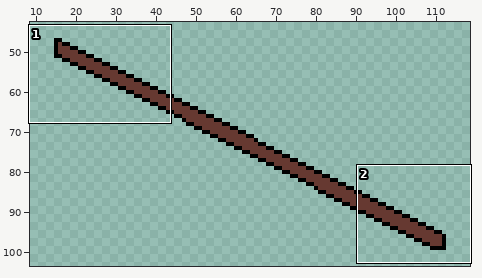
One commit to this pixel-art file: Assets/Sprites/spear.aseprite. Above, an overview of the earlier version with the close-up marked.
Close-up. Before:
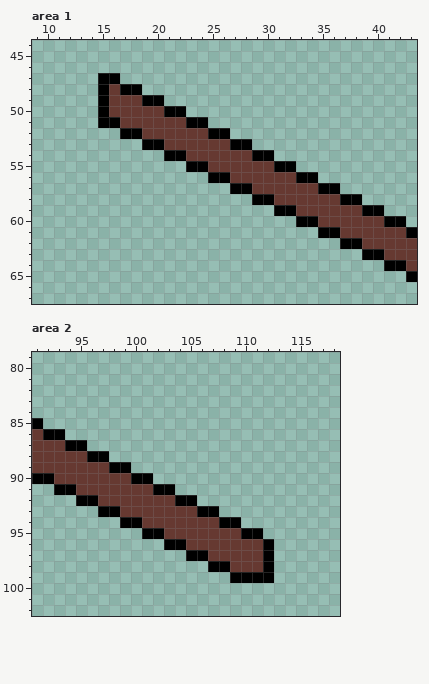
128x128 pixels, 1 frame. Shown: area 1: x 9..43, y 44..67; area 2: x 91..118, y 79..102. The wide view leaves out empty margins.
After the commit:
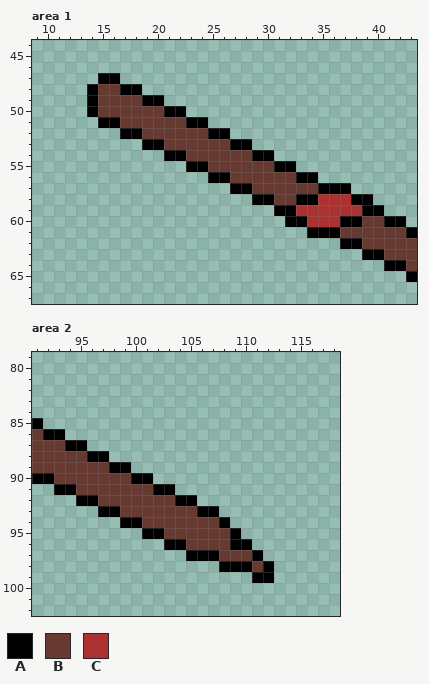
Palette (. is transparent): A #000000  B #663931  C #ac3232
Diff:
--- area 1
@@ x 12..17 @@
 47 ...AA.
-48 ...ABA
-49 ...ABB
-50 ...ABB
+48 ..ABBA
+49 ..ABBB
+50 ..ABBB
 51 ...AAB
@@ x 30..41 @@
 56 BBBAA.......
-57 BBBBBAA.....
-58 ABBBBBBAA...
-59 .AABBBBBBAA.
-60 ...AABBBBBBA
-61 .....AABBBBB
+57 BBBBBAAA....
+58 ABBAACCCAA..
+59 .AACCCCCCAA.
+60 ..AACCCAABBA
+61 ....AAABBBBB
 62 .......AABBB
--- area 2
@@ x 105..114 @@
  93 BAA.......
- 94 BBBAA.....
- 95 BBBBBAA...
- 96 BBBBBBBA..
- 97 AABBBBBA..
- 98 ..AABBBA..
- 99 ....AAAA..
+ 94 BBBA......
+ 95 BBBBA.....
+ 96 BBBBAA....
+ 97 AAABBBA...
+ 98 ...AAABA..
+ 99 ......AA..
 100 ..........
Boxes around the changes in both close-ups, in picture pixels (x1, y1, x2, y2):
changed: (87, 84, 109, 117)
changed: (285, 183, 373, 238)
changed: (208, 517, 274, 583)
